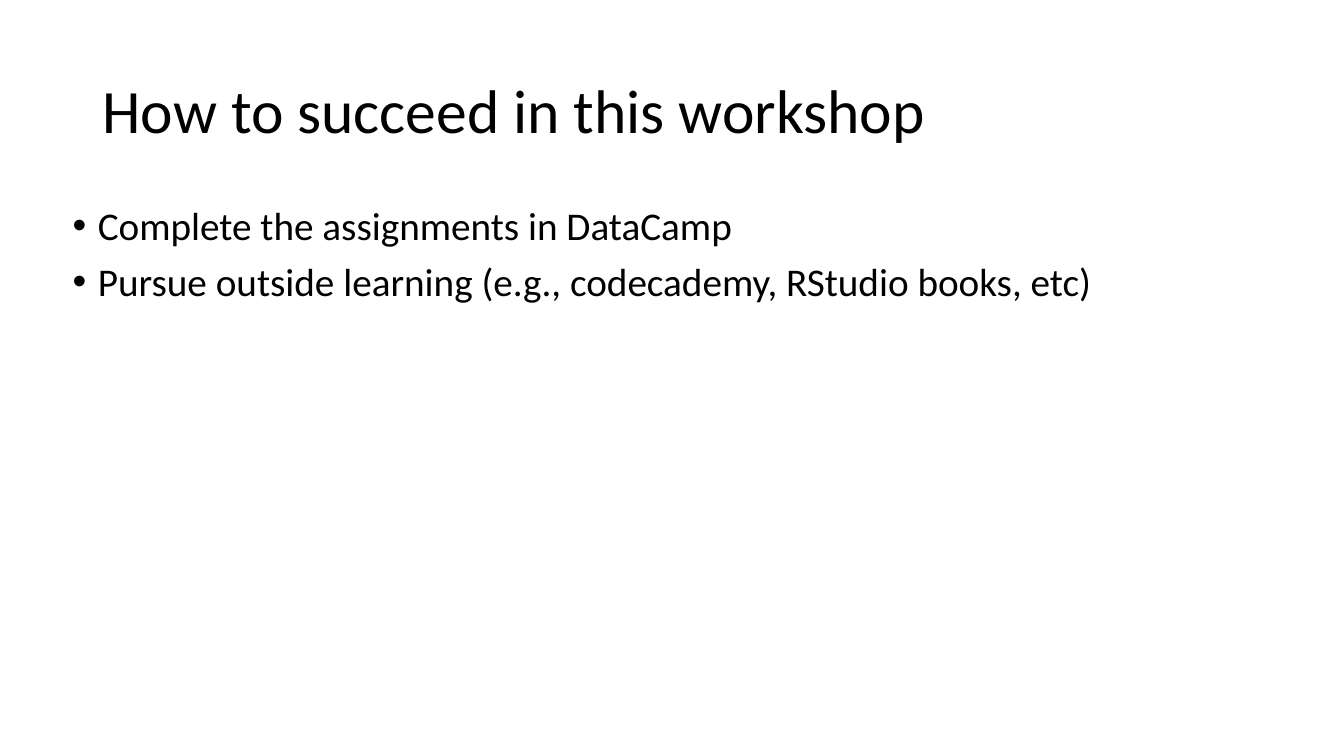
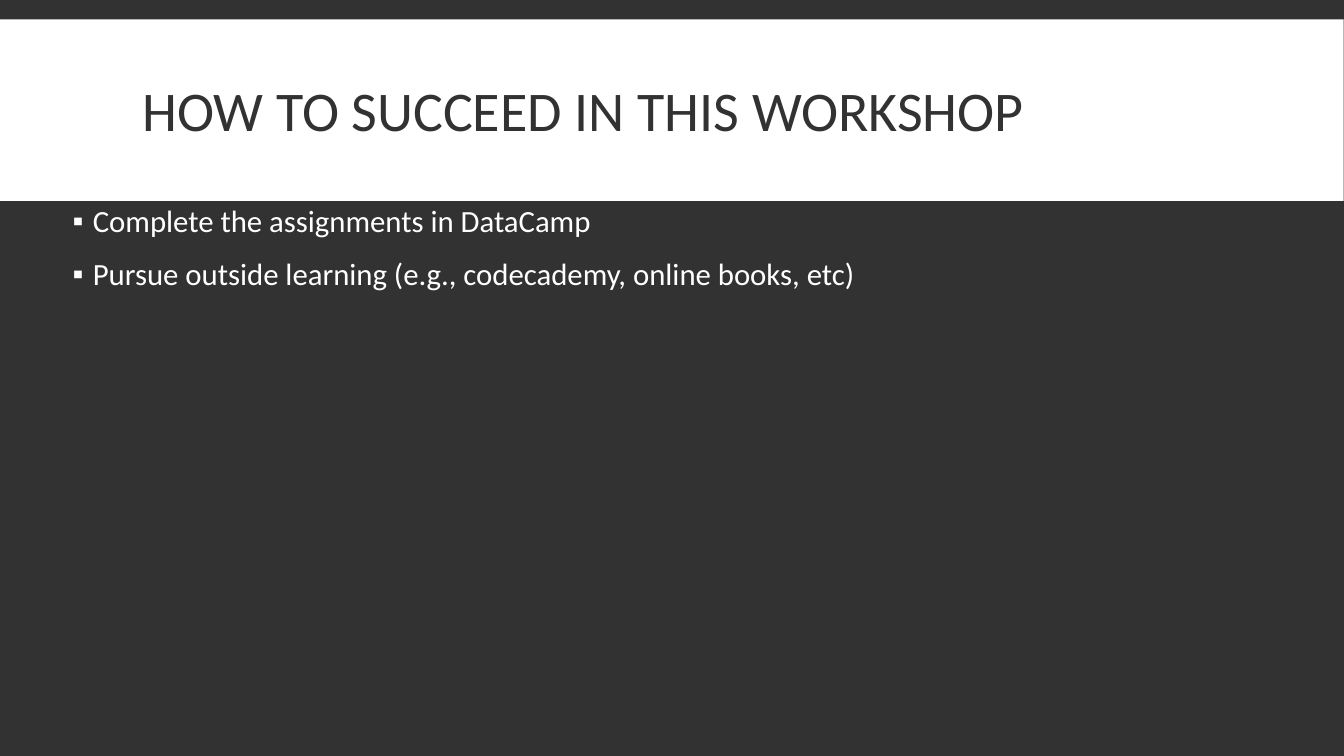
Before and after one commit to bigbioinformatics/Biomedical-ML-with-Python, a slide deck: slide 39 of Module_1/Module 1.pptx (slide 26 before the commit). Drawn at 1344x756 pixels with LibreOffice and Linux fonts; fonts in the diff are those of the drawing; background and template pictures are left out. Boxes give left, top, right and bottom in pixels: in the first picture for what was removed or moved away, otherwise in the second. Text is boxed around its words. In the diff, an @@ line names an element or a change of style, - is before the commit and + after.

```diff
--- a/Module_1/Module 1.pptx
+++ b/Module_1/Module 1.pptx
@@ background #FFFFFF to #323232 @@
@@ rectangle added at bbox=[0, 19, 1344, 201], fill #FFFFFF @@
@@ title at bbox=[143, 94, 1024, 132]: text changed; size 44 to 40 pt; text colour #000000 to #323232 @@
-How to succeed in this workshop
+HOW TO SUCCEED IN THIS WORKSHOP
@@ text at bbox=[93, 210, 591, 238]: size 28 to 22 pt, text colour #000000 to #FFFFFF in "Complete the assignments in DataCamp"; bullet • to ▪; more space between paragraphs @@
@@ text at bbox=[93, 262, 854, 291]: text changed; size 28 to 22 pt; text colour #000000 to #FFFFFF @@
-• Pursue outside learning (e.g., codecademy, RStudio books, etc)
+▪ Pursue outside learning (e.g., codecademy, online books, etc)
```
Also in this commit, not shown: 54 other slides changed, 28 slides added, 18 slides removed.
